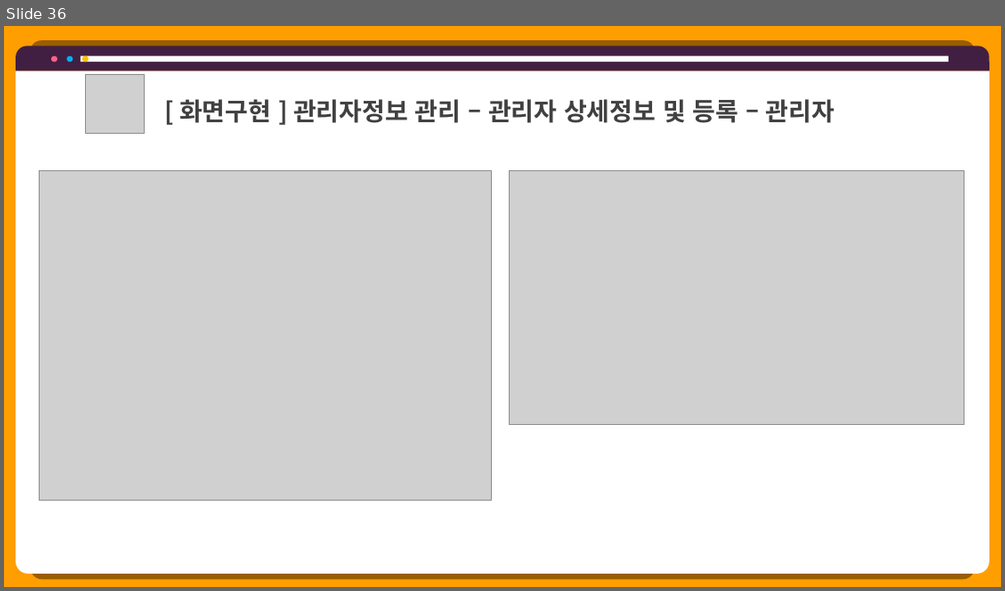
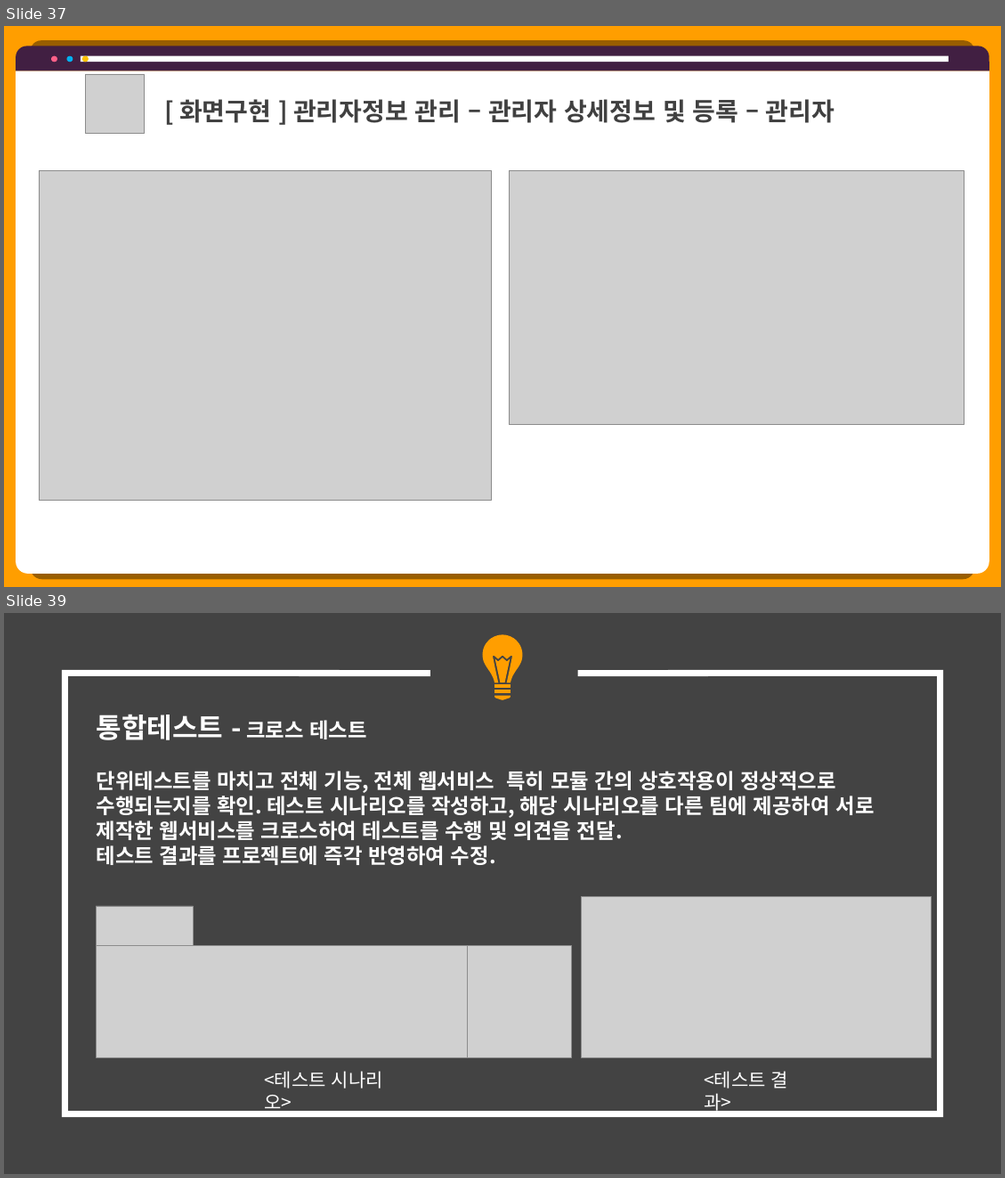
Before and after one commit to hhsw07/ezen-academy-projects, a slide deck: 0 발표용 파워포인트/project06 - 파워포인트 종합 - 송우.pptx. Shown one above the other, each under a label of ours: slide 36 before the commit, slides 37 and 39 after it; the slides between them are not shown. The pictures are 1005x591 and 1005x1178 pixels, drawn with LibreOffice and Linux fonts; fonts in the diff are those of the drawing; grey boxes stand for pictures. Boxes give left, top, right and bottom in pixels: in the first picture for what was removed or moved away, otherwise in the second. Text is boxed around its words. In the diff, an @@ line names an element or a change of style, - is before the commit and + after.

```diff
--- a/0 발표용 파워포인트/project06 - 파워포인트 종합 - 송우.pptx
+++ b/0 발표용 파워포인트/project06 - 파워포인트 종합 - 송우.pptx
@@ slide 39 added at bbox=[4, 613, 1001, 1174], background #434343 @@
@@ group added at bbox=[483, 634, 523, 699]: 5 freeform shapes @@
@@ freeform shape added at bbox=[65, 673, 940, 1113], outline #FFFFFF 6 pt @@
@@ text added at bbox=[97, 714, 874, 865], 20 pt, text #FFFFFF, bold @@
+통합테스트 - 크로스 테스트
+단위테스트를 마치고 전체 기능, 전체 웹서비스 특히 모듈 간의 상호작용이 정상적으로 수행되는지를 확인. 테스트 시나리오를 작성하고, 해당 시나리오를 다른 팀에 제공하여 서로 제작한 웹서비스를 크로스하여 테스트를 수행 및 의견을 전달.
+테스트 결과를 프로젝트에 즉각 반영하여 수정.
@@ picture added at bbox=[96, 906, 194, 946] @@
@@ picture added at bbox=[582, 896, 932, 1057] @@
@@ picture added at bbox=[96, 945, 471, 1057] @@
@@ picture added at bbox=[467, 945, 571, 1057] @@
@@ text added at bbox=[264, 1070, 383, 1113], 18 pt, text #FFFFFF @@
+<테스트 시나리오>
@@ text added at bbox=[704, 1070, 788, 1113], 18 pt, text #FFFFFF @@
+<테스트 결과>
@@ what was slide 36 is now slide 37 @@
```
Also in this commit, not shown: 3 other slides added, 1 other file.
